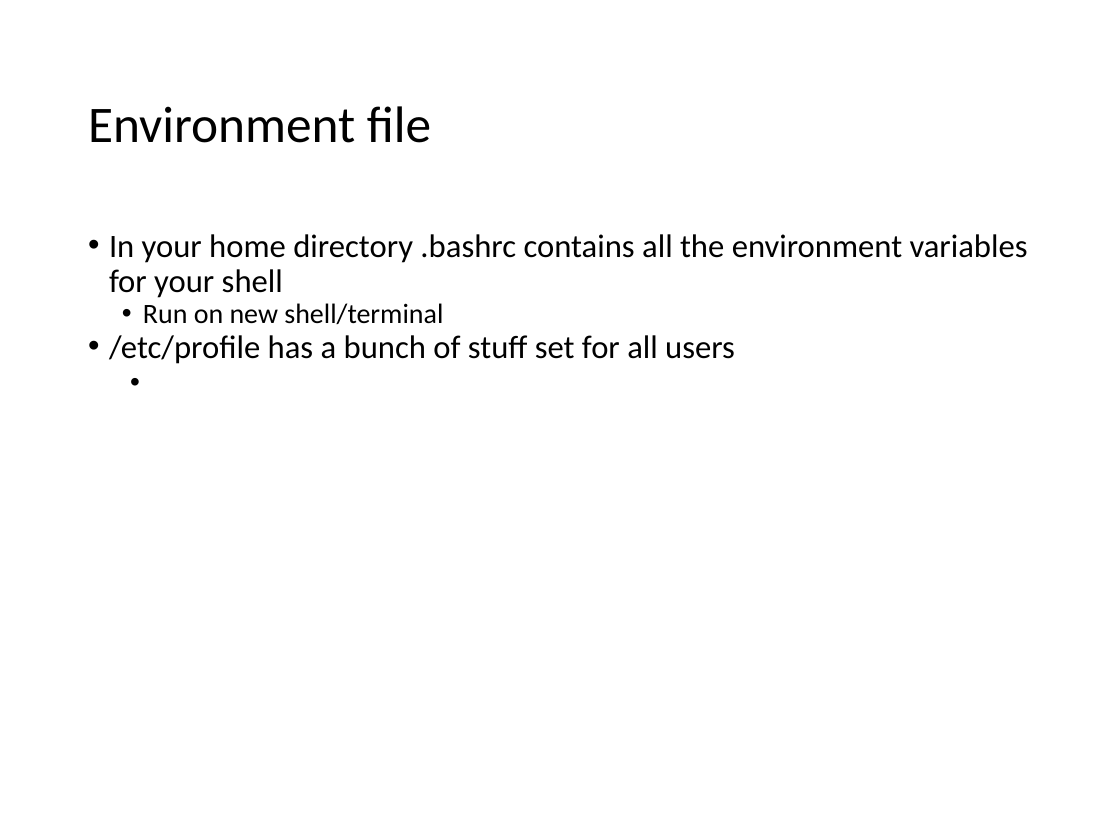
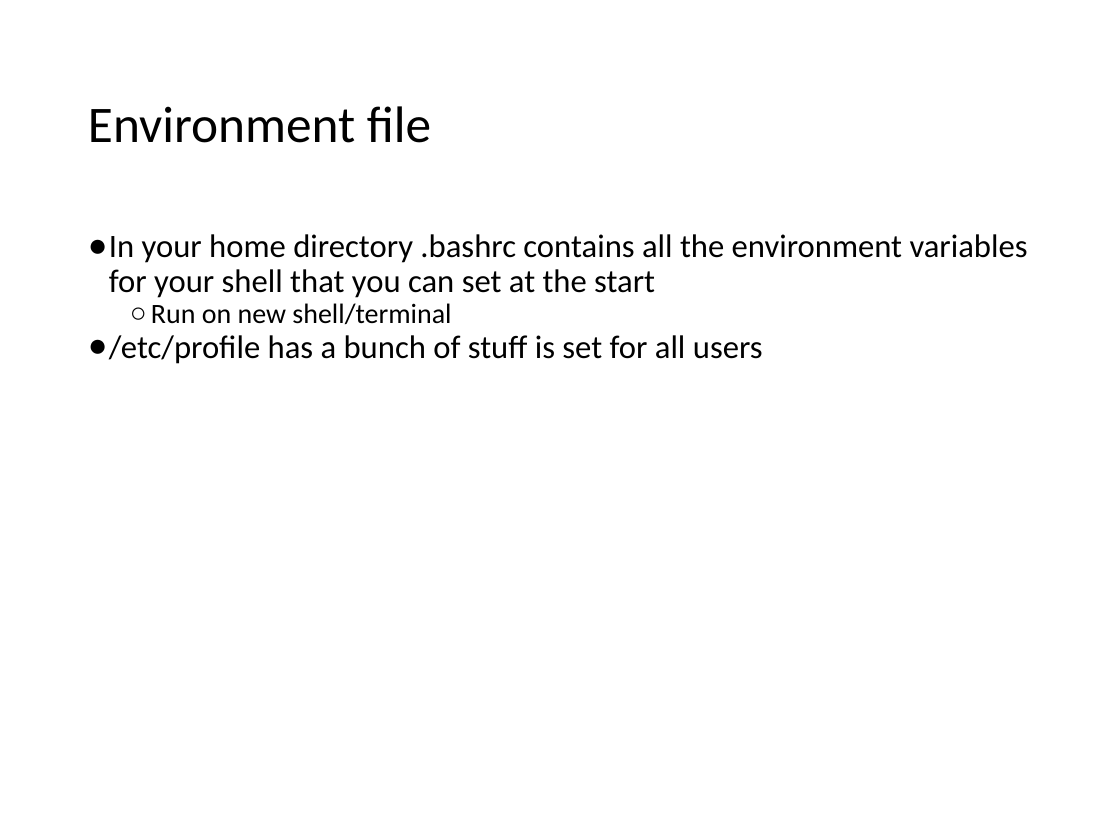
Before and after one commit to cmrsol/demo, a slide deck: slide 24 of linux-intro/shell_101.pptx (slide 20 before the commit). Drawn at 1120x840 pixels with LibreOffice and Linux fonts; fonts in the diff are those of the drawing. Boxes give left, top, right and bottom in pixels: in the first picture for what was removed or moved away, otherwise in the second. Text is boxed around its words. In the diff, an @@ line names an element or a change of style, - is before the commit and + after.

```diff
--- a/linux-intro/shell_101.pptx
+++ b/linux-intro/shell_101.pptx
@@ text at <box>109,234,1028,298</box>: text changed @@
-• In your home directory .bashrc contains all the environment variables for your shell
+● In your home directory .bashrc contains all the environment variables for your shell that you can set at the start
@@ text at <box>151,303,451,325</box>: bullet • to ○; list level 1 to 2 in "Run on new shell/terminal" @@
@@ text at <box>109,335,763,364</box>: text changed @@
-• /etc/profile has a bunch of stuff set for all users
+● /etc/profile has a bunch of stuff is set for all users
```
Also in this commit, not shown: 18 other slides changed, 11 slides added, 7 slides removed, 4 other files.
